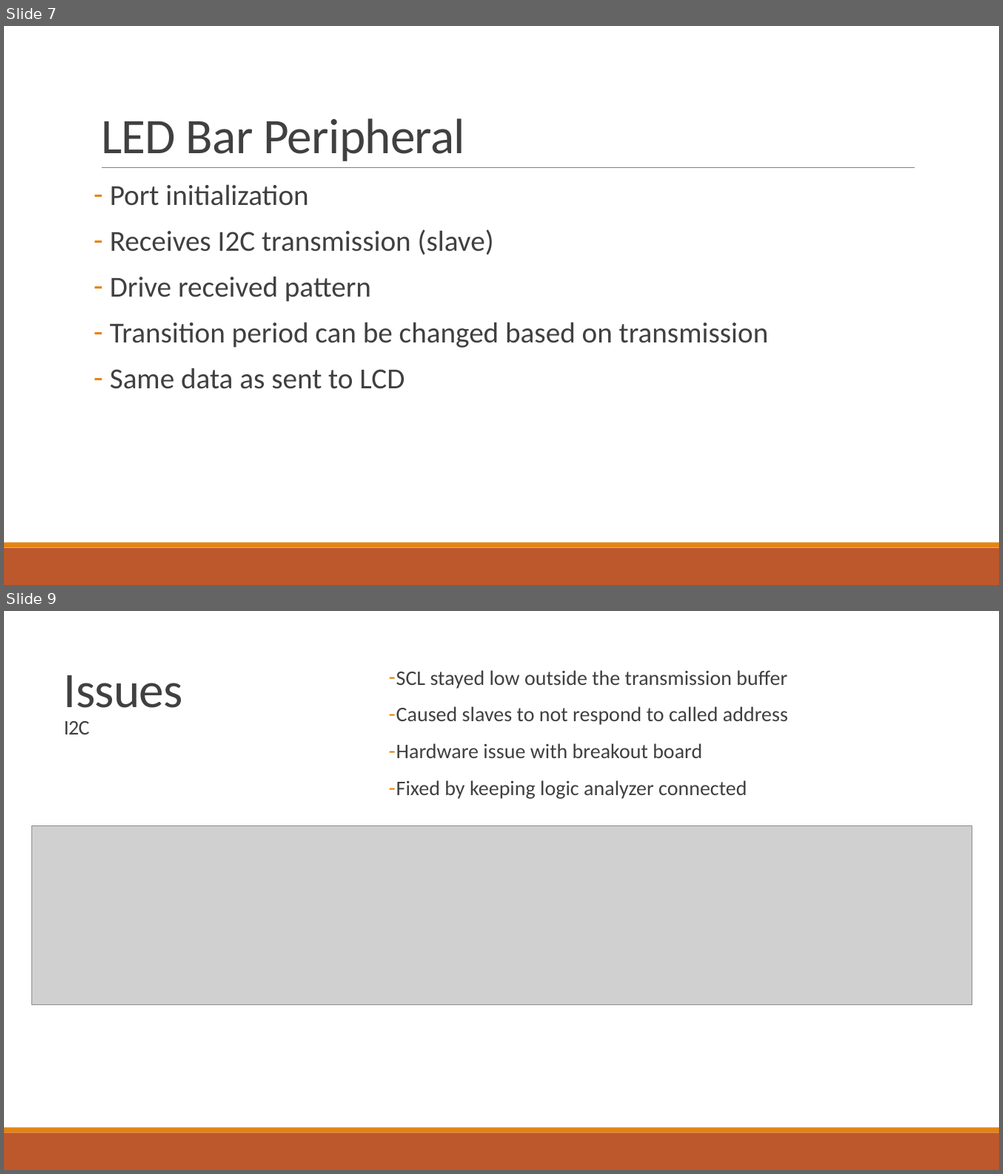
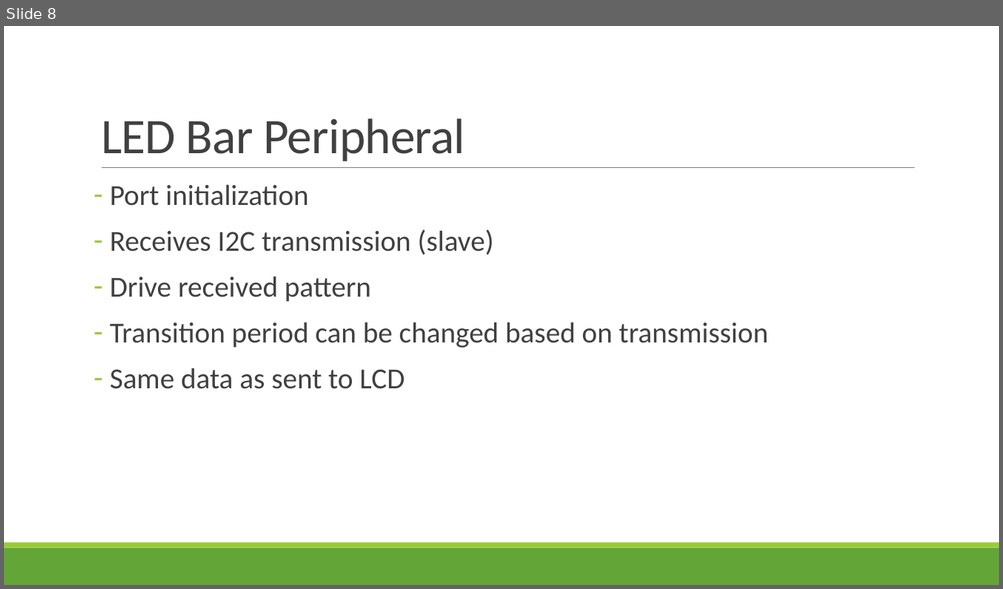
Before and after one commit to msu-eele-465/project5-aaron-beau, a slide deck: docs/assets/project5-presentation.pptx. Shown one above the other, each under a label of ours: slides 7 and 9 before the commit, slide 8 after it; the slides between them are not shown. The pictures are 1003x1174 and 1003x589 pixels, drawn with LibreOffice and Linux fonts; fonts in the diff are those of the drawing; grey boxes stand for pictures. Boxes give left, top, right and bottom in pixels: in the first picture for what was removed or moved away, otherwise in the second. Text is boxed around its words. In the diff, an @@ line names an element or a change of style, - is before the commit and + after.

```diff
--- a/docs/assets/project5-presentation.pptx
+++ b/docs/assets/project5-presentation.pptx
@@ slide 9 removed at <box>4,611,999,1170</box>, background #FFFFFF @@
@@ rectangle removed at <box>4,611,999,1128</box> @@
@@ title removed at <box>64,675,183,735</box> @@
-Issues
-I2C
@@ text removed at <box>396,670,788,799</box> @@
-– SCL stayed low outside the transmission buffer
-– Caused slaves to not respond to called address
-– Hardware issue with breakout board
-– Fixed by keeping logic analyzer connected
@@ picture removed at <box>31,826,972,1005</box> @@
@@ rectangle removed at <box>4,1128,999,1133</box> @@
@@ rectangle removed at <box>4,1133,999,1170</box> @@
@@ what was slide 7 is now slide 8 @@
@@ slide 8 changed as well @@
@@ text "Port initialization" at <box>110,184,768,389</box>: bullet colour #E48312 to #99CB38 @@
@@ rectangle at <box>4,548,999,585</box>: fill #BD582C to #63A537 @@
@@ rectangle at <box>4,543,999,548</box>: fill #E48312 to #99CB38 @@
```
Also in this commit, not shown: 5 other slides changed, 4 slides added, 4 other slides removed.
